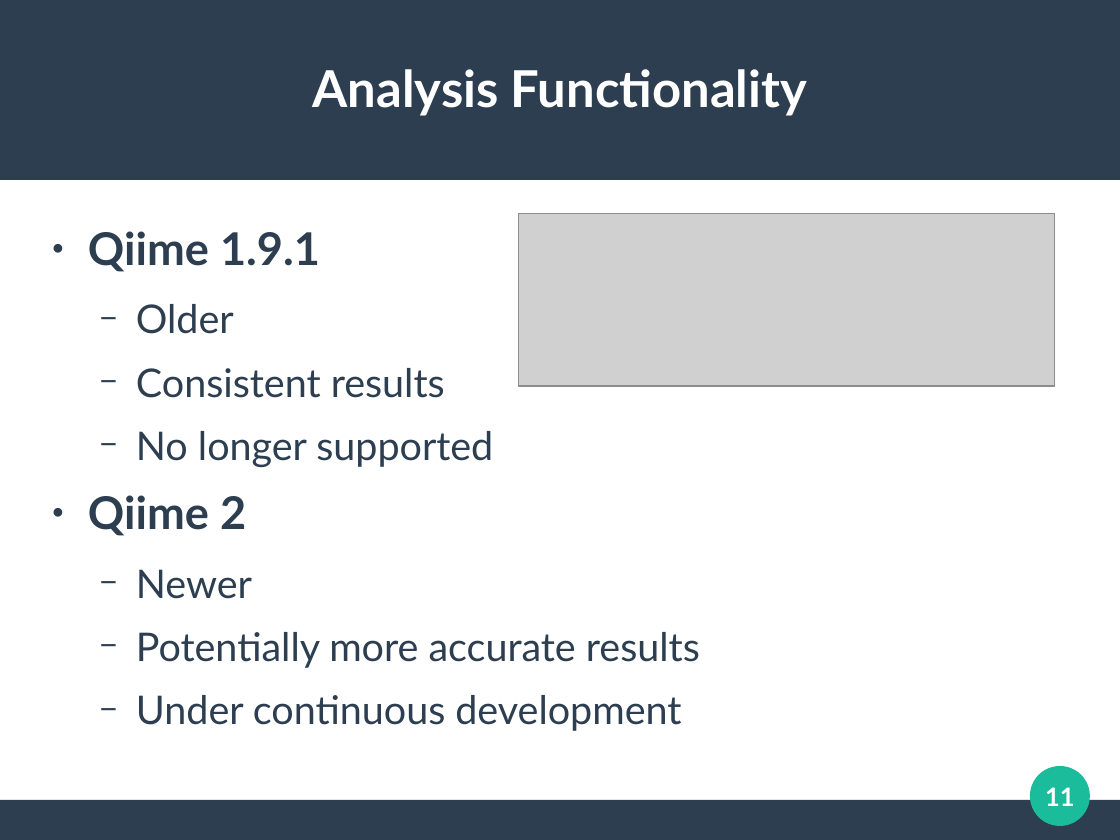
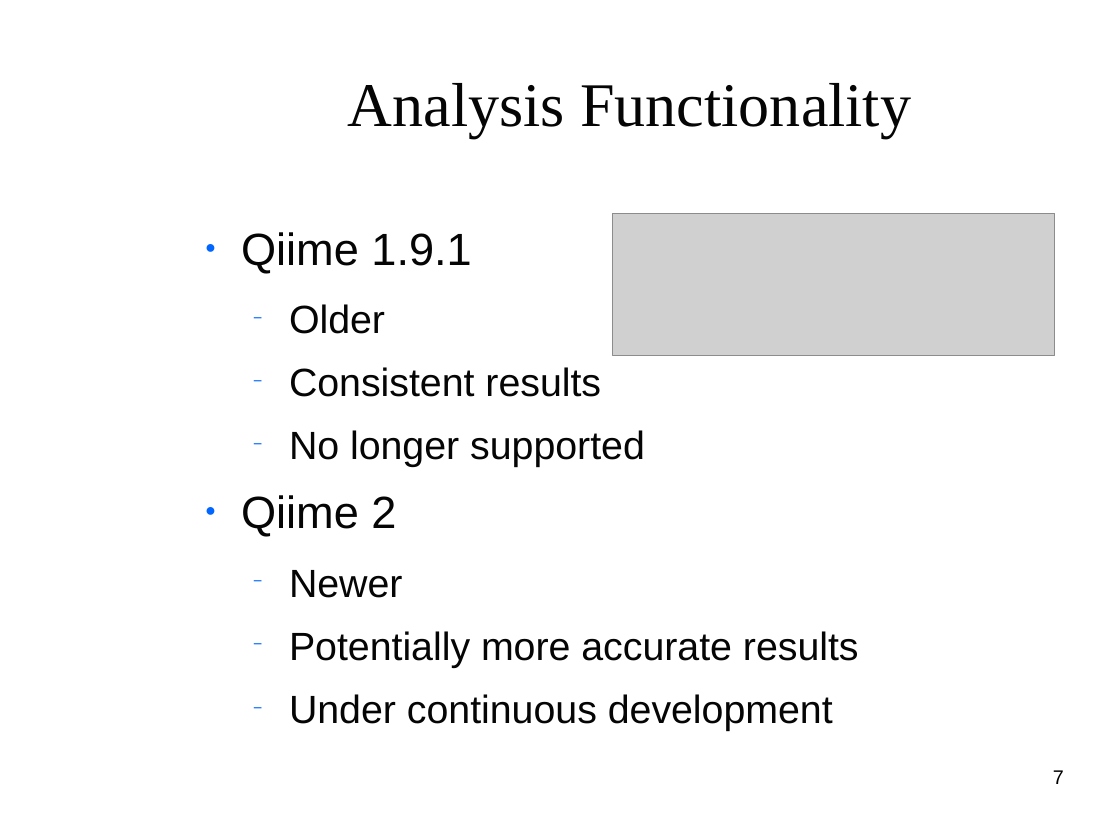
Before and after one commit to clemente-lab/mmeds-meta, a slide deck: slide 7 of sql/mmeds.odp (slide 11 before the commit). Drawn at 1120x840 pixels with LibreOffice and Linux fonts; fonts in the diff are those of the drawing; grey boxes stand for pictures; background and template pictures are left out. Boxes give left, top, right and bottom in pixels: in the first picture for what was removed or moved away, otherwise in the second. Text is boxed around its words. In the diff, an @@ line names an element or a change of style, - is before the commit and + after.

```diff
--- a/sql/mmeds.odp
+++ b/sql/mmeds.odp
@@ rectangle removed at [0,0,1120,180] @@
@@ title "Analysis Functionality": place and size @@
-title "Analysis Functionality" at [313,69,807,116]
+title "Analysis Functionality" at [348,83,911,138]
@@ title "Analysis Functionality" at [348,83,911,138]: size 36 to 44 pt, font Lato to Times New Roman, text colour #FFFFFF to #050505, bold off @@
@@ text "Qiime 1.9.1": place and size @@
-text "Qiime 1.9.1" at [88,231,700,731]
+text "Qiime 1.9.1" at [241,232,859,731]
@@ text "Qiime 1.9.1" at [241,232,859,731]: font Lato to Arial, text colour #2C3E50 to #050505; bold off in "Qiime 1.9.1", "Qiime 2"; size 28 to 27.9 pt in "Older", "Consistent results", "No longer supported", "Newer" and 2 more places; bullet colour #2C3E50 to #0066FF @@
@@ picture: place and size @@
-picture at [518,213,1055,386]
+picture at [613,213,1055,356]
@@ ellipse removed at [1031,766,1091,826] @@
@@ page number added at [1053,770,1064,784], 14 pt, text #000000 @@
+7
@@ rectangle removed at [0,800,1120,839] @@
@@ page number removed at [1045,787,1074,806] @@
-11
```
Also in this commit, not shown: 17 other slides changed, 10 slides added, 18 other files.
